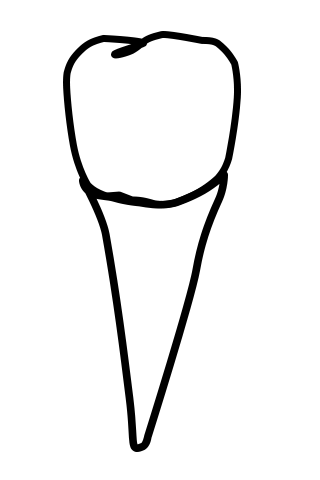
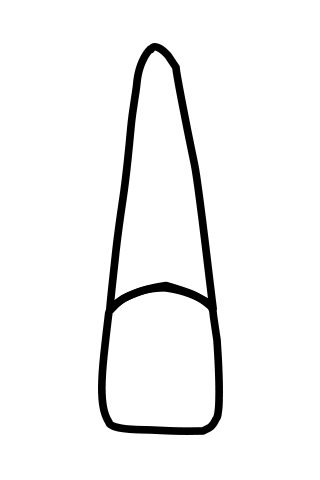
The second 320 x 480 image is a revision of the first. Changes to its layers:
showed group "t-kid-82" (2 layers) over [101, 46, 220, 452]
showed "t-8-1 копия", painted on it over [101, 76, 220, 432]
showed "t-8-1-b копия", painted on it over [109, 46, 214, 452]
hid group "t-kid-8-4" (2 layers) over [66, 34, 238, 449]
hid "t-8-4-t" over [82, 174, 225, 449]
hid "t-8-4-b" over [66, 34, 238, 205]
